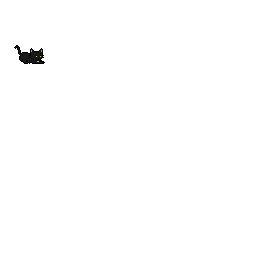
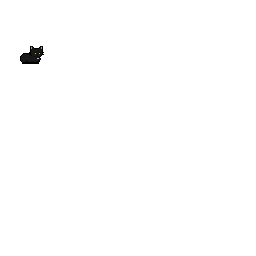
Comparing the layer stacks of the two 256x256 images. Changes:
hid group "Eating" (1st of 4, in "Black") (1 layers) over (14, 45, 45, 64)
added group "Loafing" (1st of 4, in "Black") with 1 layers in group "Black" over (20, 46, 44, 64)
added layer "Loaf of Bread" in group "Loafing" over (20, 46, 44, 64)
